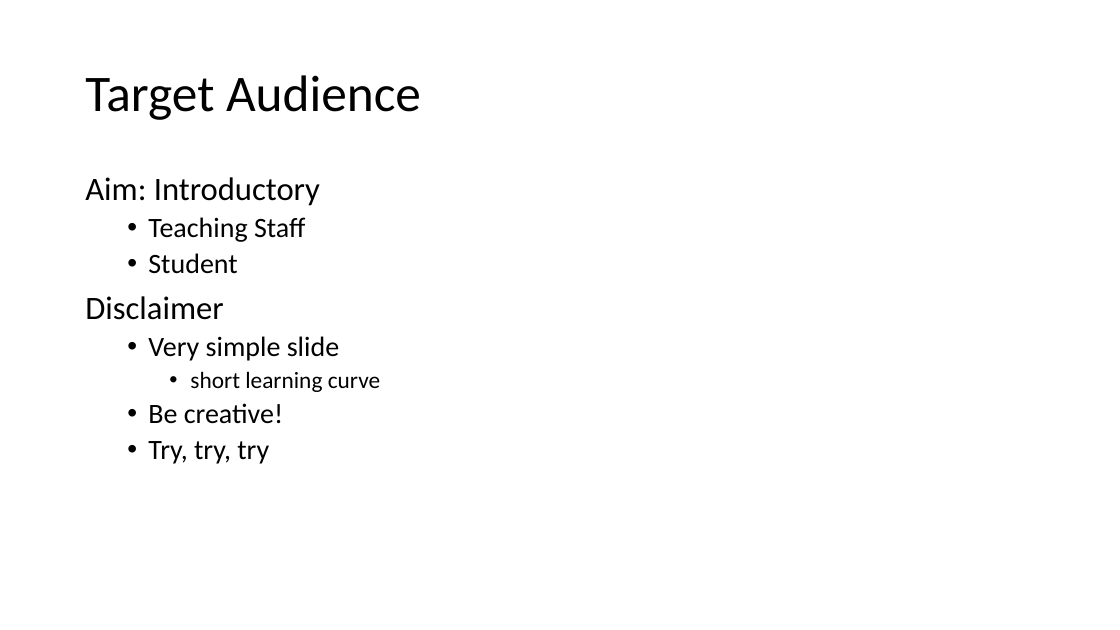
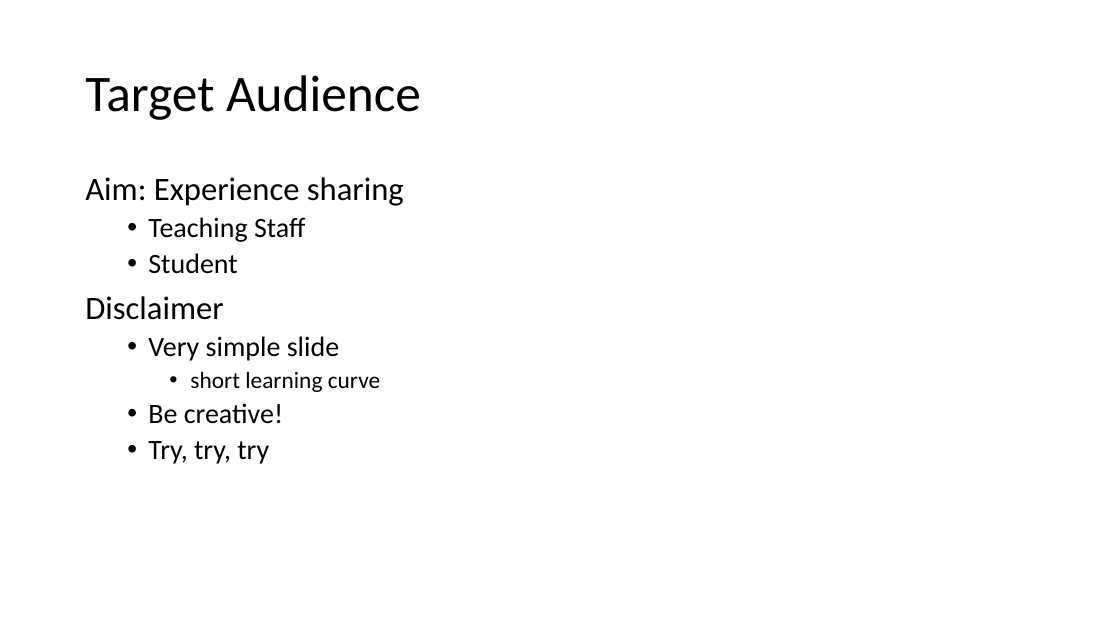
Before and after one commit to MohdAzmiSuliman/PHClassWRMD, a slide deck: slide 2 of PHClassWRMd.pptx. Drawn at 1120x630 pixels with LibreOffice and Linux fonts; fonts in the diff are those of the drawing; background and template pictures are left out. Boxes give left, top, right and bottom in pixels: in the first picture for what was removed or moved away, otherwise in the second. Text is boxed around its words. In the diff, an @@ line names an element or a change of style, - is before the commit and + after.

```diff
--- a/PHClassWRMd.pptx
+++ b/PHClassWRMd.pptx
@@ text at (x1=85, y1=177, x2=404, y2=206): text changed @@
-Aim: Introductory
+Aim: Experience sharing
```
Also in this commit, not shown: 5 other slides changed, 3 slides added, 2 slides removed, 9 other files.
